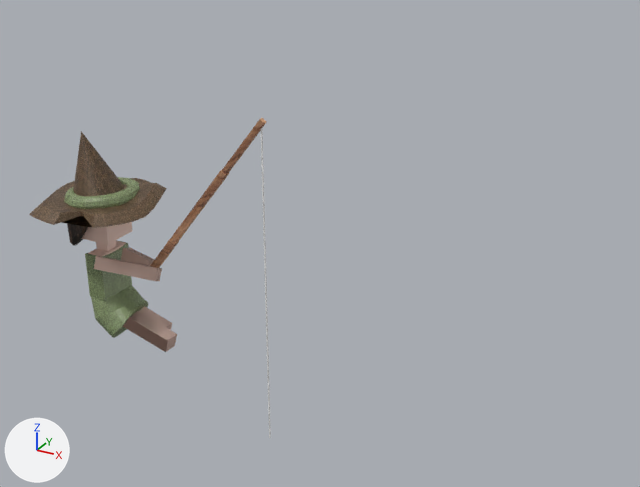
An edit to the glTF model threejs-arendesai.com/fisher.glb, drawn before and after from the same camera.
Before and after are seen from a 50 mm camera at (19.3, -20.3, 15.1) aimed at (7.8, 0.6, 4.6). Lighting does not change. The marker at lower left points along +X, +Y and +Z. Where no turn or scale is listed for an object, it has been applied to the vertices.

Before the edit, the objects in view are built like this:
```python
me_cube_030 = bpy.data.meshes.new('Cube.030')
me_cube_030.from_pydata(...)  # 8 vertices, 12 faces; spans x -0.651..0.651, y -0.651..0.651, z -0.632..0.632
me_cube_030.materials.append(mat_skin)  # beige #edcbbd
me_cube_033 = bpy.data.meshes.new('Cube.033')
me_cube_033.from_pydata(...)  # a box spanning x -1.0..1.0, y -1.0..1.0, z -1.0..1.0
me_cube_033.materials.append(mat_wood)  # picture img_woodtex
me_cube_034 = bpy.data.meshes.new('Cube.034')
me_cube_034.from_pydata(...)  # a box spanning x -1.0..1.0, y -1.0..1.0, z -1.0..1.0
me_cube_034.materials.append(mat_wood)  # picture img_woodtex
me_cube_035 = bpy.data.meshes.new('Cube.035')
me_cube_035.from_pydata(...)  # a box spanning x -1.0..1.0, y -1.0..1.0, z -1.0..1.0
me_cube_035.materials.append(mat_wood)  # picture img_woodtex
ob_head = bpy.data.objects.new('head', me_cube_030)
ob_head.location = (0.0, 0.01, 4.17)
ob_longrod = bpy.data.objects.new('longRod', me_cube_035)
ob_longrod.location = (4.08, 0.0, 5.45)
ob_longrod.rotation_euler = (0.0786, 0.671, 0.0958)  # degrees (4.5, 38, 5.5)
ob_longrod.scale = (0.0893, 0.0823, 3.65)
ob_midrod = bpy.data.objects.new('midRod', me_cube_033)
ob_midrod.location = (3.39, 0.02, 4.59)
ob_midrod.rotation_euler = (0.0786, 0.671, 0.0958)  # degrees (4.5, 38, 5.5)
ob_midrod.scale = (0.109, 0.106, 2.53)
ob_smallrod = bpy.data.objects.new('smallRod', me_cube_034)
ob_smallrod.location = (2.31, 0.06, 3.22)
ob_smallrod.rotation_euler = (0.0786, 0.671, 0.0958)  # degrees (4.5, 38, 5.5)
ob_smallrod.scale = (0.119, 0.113, 0.875)
# also in view: 'rleg' at (1.5, -0.2, 0.6); 'skirt' at (0.4, 0.1, 0.8); 'brim' at (0.0, 0.0, 4.8); 'shirt' at (0.0, 0.0, 2.3); 'rarm' at (1.2, -0.4, 2.7)
```
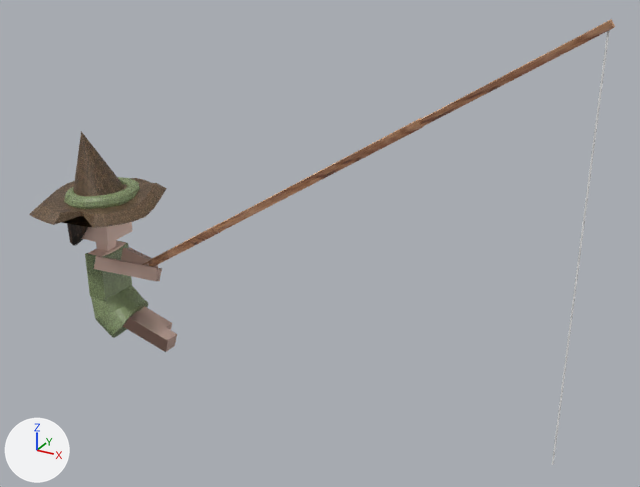
Pixel boxes (x1, y1, x2, y2) of what changed, in the pictures (640 x 487 px):
```json
{"object": "midRod", "change": "moved, turned, rescaled", "before": [170, 170, 229, 244], "after": [216, 118, 424, 232]}
{"object": "longRod", "change": "moved, turned, rescaled", "before": [222, 118, 267, 175], "after": [419, 19, 615, 127]}
{"object": "smallRod", "change": "moved, turned, rescaled", "before": [150, 239, 179, 268], "after": [142, 224, 220, 267]}
```

Edits to the scene script, one JSON object a line:
```json
{"op": "set", "path": "ob_midrod.location", "old": "(3.39, 0.02, 4.59)", "new": "(6.32, 0.05, 5.79)"}
{"op": "set", "path": "ob_midrod.rotation_euler", "old": "(0.0786, 0.671, 0.0958)", "new": "(0.133, 0.988, 0.136)", "note": "degrees (4.5, 38, 5.5) -> degrees (7.6, 57, 7.8)"}
{"op": "set", "path": "ob_midrod.scale", "old": "(0.109, 0.106, 2.53)", "new": "(0.109, 0.106, 5.67)"}
{"op": "set", "path": "ob_longrod.location", "old": "(4.08, 0.0, 5.45)", "new": "(8.56, 0.0, 7.25)"}
{"op": "set", "path": "ob_longrod.rotation_euler", "old": "(0.0786, 0.671, 0.0958)", "new": "(0.133, 0.988, 0.136)", "note": "degrees (4.5, 38, 5.5) -> degrees (7.6, 57, 7.8)"}
{"op": "set", "path": "ob_longrod.scale", "old": "(0.0893, 0.0823, 3.65)", "new": "(0.0893, 0.0824, 8.19)"}
{"op": "set", "path": "ob_smallrod.location", "old": "(2.31, 0.06, 3.22)", "new": "(2.94, 0.13, 3.6)"}
{"op": "set", "path": "ob_smallrod.rotation_euler", "old": "(0.0786, 0.671, 0.0958)", "new": "(0.133, 0.988, 0.136)", "note": "degrees (4.5, 38, 5.5) -> degrees (7.6, 57, 7.8)"}
{"op": "set", "path": "ob_smallrod.scale", "old": "(0.119, 0.113, 0.875)", "new": "(0.119, 0.114, 1.96)"}
```
